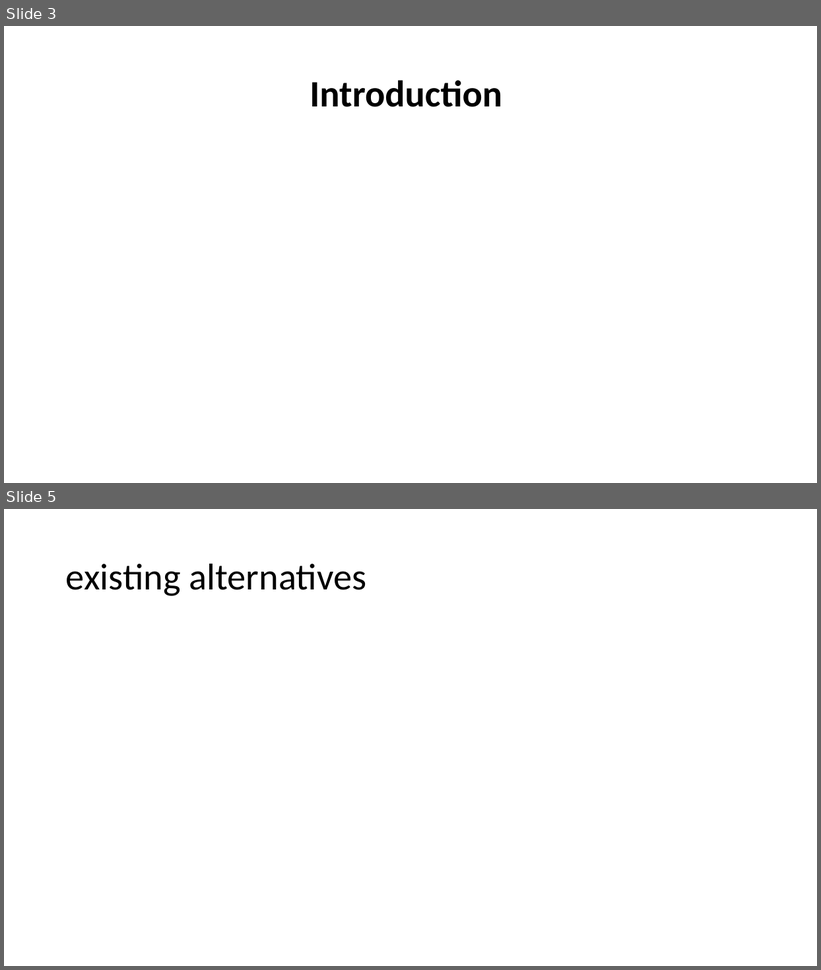
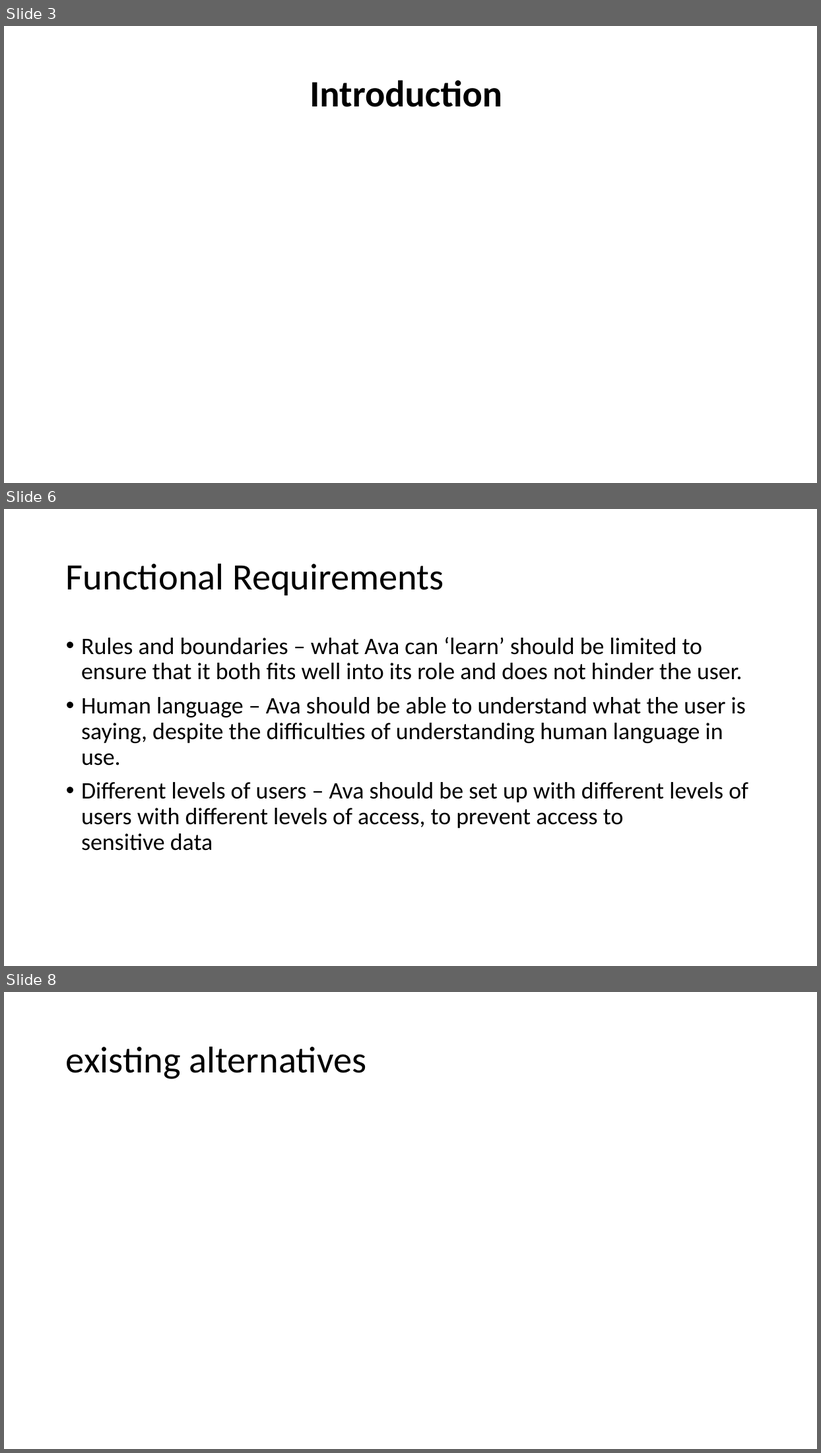
Before and after one commit to ayo-dami/Artificial-Virtual-Assistant, a slide deck: ava-presentation.pptx. Shown one above the other, each under a label of ours: slides 3 and 5 before the commit, slides 3, 6 and 8 after it; the slides between them are not shown. The pictures are 821x970 and 821x1453 pixels, drawn with LibreOffice and Linux fonts; fonts in the diff are those of the drawing; background and template pictures are left out. Boxes give left, top, right and bottom in pixels: in the first picture for what was removed or moved away, otherwise in the second. Text is boxed around its words. In the diff, an @@ line names an element or a change of style, - is before the commit and + after.

```diff
--- a/ava-presentation.pptx
+++ b/ava-presentation.pptx
@@ slide 6 added at (4, 509, 817, 966), background picture (left out) @@
@@ title added at (66, 563, 444, 595), 44 pt, text #000000 @@
+Functional Requirements
@@ text added at (81, 637, 748, 851), 28 pt, text #000000 @@
+• Rules and boundaries – what Ava can ‘learn’ should be limited to ensure that it both fits well into its role and does not hinder the user.
+• Human language – Ava should be able to understand what the user is saying, despite the difficulties of understanding human language in use.
+• Different levels of users – Ava should be set up with different levels of users with different levels of access, to prevent access to sensitive data
@@ what was slide 5 is now slide 8 @@
```
Also in this commit, not shown: 1 slide changed, 2 other slides added.
